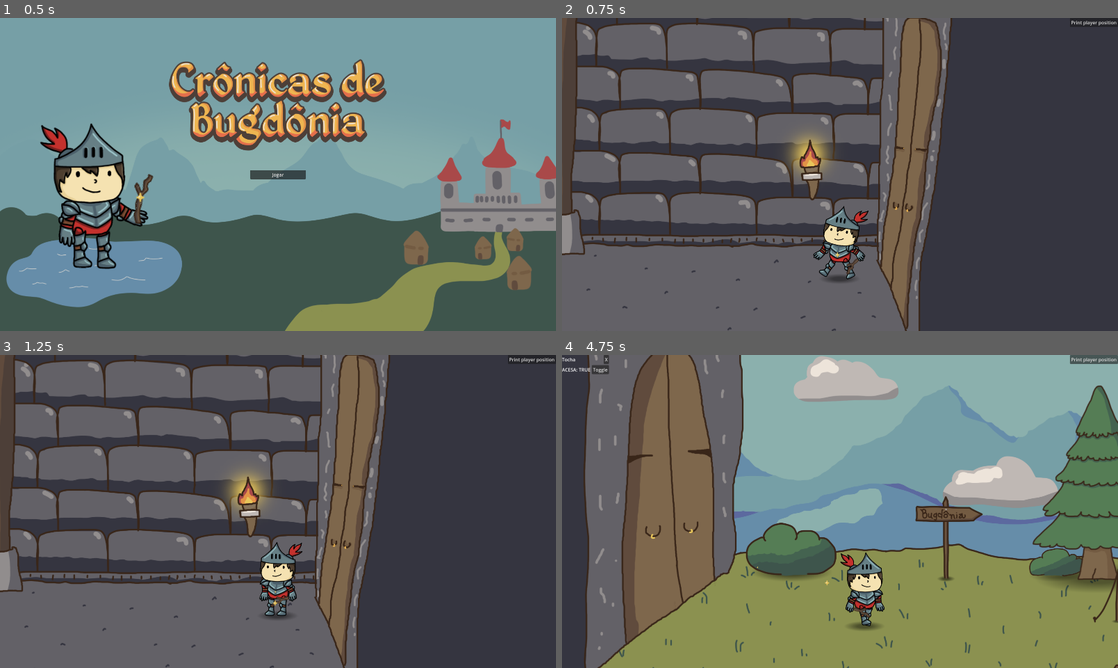
Above: before the commit, frames 1-4 (two rows, left to right).
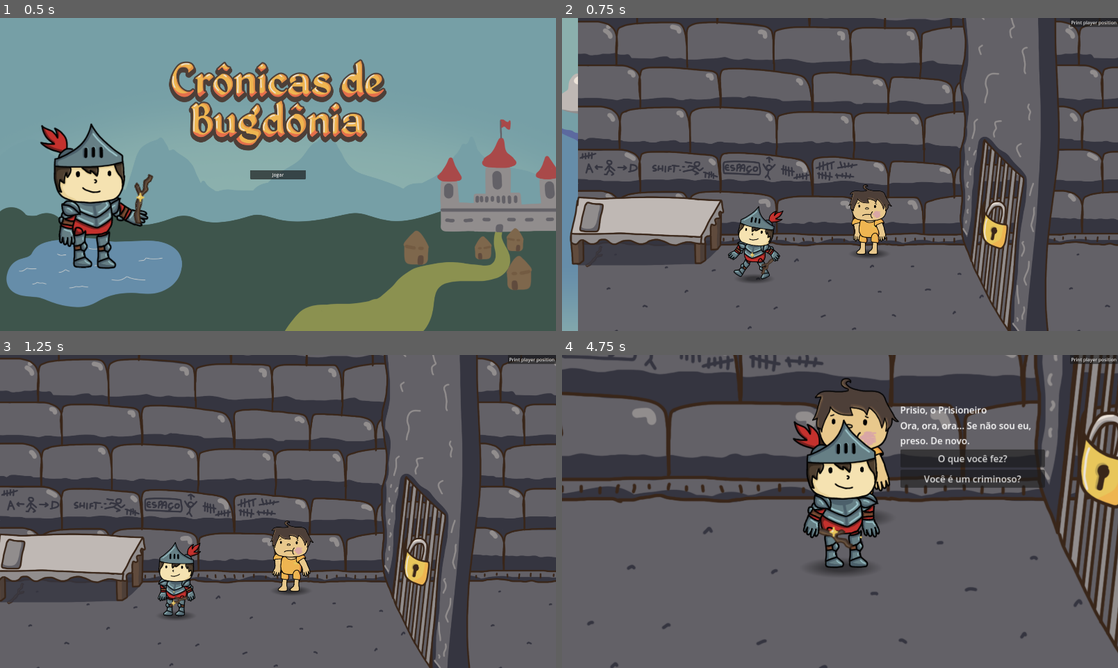
Above: after the commit, the same moments.

Repository: Caslus/cronicas-de-bugdonia
Game: Godot game, scene res://Scenes/Menu.tscn
Same seed, same stepped clock (60 frames per second), same inputs: the game is played once before the commit and once after it.
Inputs (mouse positions are in pixels of both pictures, inside the frame that each line leads up to):
- Up to frame 1 (0.5 s): no input
- Up to frame 2 (0.75 s): click "Jogar" at 0.5 s
- Up to frame 3 (1.25 s): no input
- Up to frame 4 (4.75 s): move the mouse to (812, 505) at 1.27 s; hold D (ui_right) 1.28-2.78 s; tap E (interact) at 1.35, 2.1, 3.05, 3.8, 4.35 s; click (812, 505) at 1.42 s; tap Space at 1.52, 2.27, 3.77, 4.52 s; move the mouse to (856, 530) at 2.02 s; click (856, 530) at 2.17 s; move the mouse to (895, 442) at 2.77 s; hold A (ui_left) 2.78-3.53 s; hold Shift 2.78-3.53 s; move the mouse to (812, 574) at 3.52 s; hold D (ui_right) from 3.53 s (still down); tap Ctrl at 3.6 s; click (812, 574) at 3.67 s; move the mouse to (1006, 558) at 4.27 s

Frame 1 is identical in both runs. In frame 2, 52% of the frame differs, in the area x 0-100%, y 0-100%; in frame 3, 49%; in frame 4, 91%.

Commit message:
fix: wouldn't go to next quest

Diff:
--- a/Scenes/Chapter1_1.tscn
+++ b/Scenes/Chapter1_1.tscn
@@ -79,6 +79,9 @@
 [sub_resource type="RectangleShape2D" id="RectangleShape2D_dj28e"]
 size = Vector2(872, 436)
 
+[sub_resource type="RectangleShape2D" id="RectangleShape2D_c1ngr"]
+size = Vector2(608, 1436)
+
 [sub_resource type="Gradient" id="Gradient_yod24"]
 offsets = PackedFloat32Array(0.209459, 0.625)
 colors = PackedColorArray(1, 1, 1, 1, 0, 0, 0, 1)
@@ -412,8 +415,8 @@
 nextQuest = NodePath("../../FallenBridgeQuest")
 
 [node name="CollisionShape2D3" type="CollisionShape2D" parent="Prison/Exit"]
-position = Vector2(6943, -586)
-shape = SubResource("RectangleShape2D_kt8cb")
+position = Vector2(6928, -586)
+shape = SubResource("RectangleShape2D_c1ngr")
 
 [node name="StaticBody2D" type="StaticBody2D" parent="Prison/Exit"]
 
@@ -610,7 +613,7 @@
 
 [node name="Player" parent="." instance=ExtResource("13_52hs2")]
 z_index = 10
-position = Vector2(6584, -143)
+position = Vector2(-203, -143)
 VAR_SPEED = 15.0
 RESPAWN_POINT = Vector2(-270, -270)
 hasWand = true
--- a/Scenes/Utils/DevTools.tscn
+++ b/Scenes/Utils/DevTools.tscn
@@ -12,14 +12,19 @@
 
 [node name="CanvasLayer" type="CanvasLayer" parent="."]
 
-[node name="Button" type="Button" parent="CanvasLayer"]
+[node name="VBoxContainer" type="VBoxContainer" parent="CanvasLayer"]
 anchors_preset = 1
 anchor_left = 1.0
 anchor_right = 1.0
 offset_left = -166.0
-offset_bottom = 31.0
+offset_bottom = 40.0
 grow_horizontal = 0
+size_flags_horizontal = 4
+size_flags_vertical = 4
+
+[node name="Button" type="Button" parent="CanvasLayer/VBoxContainer"]
+layout_mode = 2
 text = "Print player position"
 script = ExtResource("1_dp3bj")
 
-[connection signal="pressed" from="CanvasLayer/Button" to="CanvasLayer/Button" method="_on_pressed"]
+[connection signal="pressed" from="CanvasLayer/VBoxContainer/Button" to="CanvasLayer/VBoxContainer/Button" method="_on_pressed"]
--- a/Scenes/Utils/TransitionCanvas.tscn
+++ b/Scenes/Utils/TransitionCanvas.tscn
@@ -17,6 +17,21 @@
 "values": [Color(1, 1, 1, 0), Color(1, 1, 1, 1)]
 }
 
+[sub_resource type="Animation" id="Animation_srnud"]
+resource_name = "FadeToNormal"
+tracks/0/type = "value"
+tracks/0/imported = false
+tracks/0/enabled = true
+tracks/0/path = NodePath("ColorRect:modulate")
+tracks/0/interp = 1
+tracks/0/loop_wrap = true
+tracks/0/keys = {
+"times": PackedFloat32Array(0, 1),
+"transitions": PackedFloat32Array(1, 1),
+"update": 0,
+"values": [Color(1, 1, 1, 1), Color(1, 1, 1, 0)]
+}
+
 [sub_resource type="Animation" id="Animation_qmpmx"]
 length = 0.001
 tracks/0/type = "value"
@@ -30,21 +45,6 @@
 "transitions": PackedFloat32Array(1),
 "update": 0,
 "values": [Color(1, 1, 1, 1)]
-}
-
-[sub_resource type="Animation" id="Animation_srnud"]
-resource_name = "FadeToNormal"
-tracks/0/type = "value"
-tracks/0/imported = false
-tracks/0/enabled = true
-tracks/0/path = NodePath("ColorRect:modulate")
-tracks/0/interp = 1
-tracks/0/loop_wrap = true
-tracks/0/keys = {
-"times": PackedFloat32Array(0, 1),
-"transitions": PackedFloat32Array(1, 1),
-"update": 0,
-"values": [Color(1, 1, 1, 1), Color(1, 1, 1, 0)]
 }
 
 [sub_resource type="AnimationLibrary" id="AnimationLibrary_wfxx1"]
--- a/Scripts/DialogManager.gd
+++ b/Scripts/DialogManager.gd
@@ -73,7 +73,7 @@
 	nextDialog({"next": starterDialog.id, "options": starterDialog.options})
 	# start npc quest if it has one
 	if (npc.get("quest")) != null and (QuestManager.currentQuest == null or QuestManager.getQuestVar("finished")):
-		QuestManager.currentQuest = npc.quest
+		QuestManager.setCurrentQuest(npc.quest)
 
 
 func endDialog():
--- a/Scripts/Object/PrisonExitDoor.gd
+++ b/Scripts/Object/PrisonExitDoor.gd
@@ -6,7 +6,6 @@
 
 func _on_body_entered(body):
 	if body.name == "Player":
-		QuestManager.currentQuest = nextQuest
 		QuestManager.toggleQuestVar("escaped")
 		TransitionCanvas.transition()
 		await TransitionCanvas.on_transition_finished
--- a/Scripts/Quest/IntQuest.gd
+++ b/Scripts/Quest/IntQuest.gd
@@ -73,7 +73,7 @@
 		npc.set("startingDialog", "1")
 		prisoner.set("startingDialog", "caught")
 	if questVariables.get("escaped"):
-		QuestManager.currentQuest = nextQuest
+		QuestManager.setCurrentQuest(nextQuest)
 	pass
 
 
--- a/Scripts/Quest/JailbrokenQuest.gd
+++ b/Scripts/Quest/JailbrokenQuest.gd
@@ -17,7 +17,7 @@
 		lock.set_meta("Interactable", true)
 	if questVariables.get("finished"):
 		npc.set("startingDialog", "14")
-		QuestManager.currentQuest = nextQuest
+		QuestManager.setCurrentQuest(nextQuest)
 	pass
 
 
--- a/Scripts/QuestManager.gd
+++ b/Scripts/QuestManager.gd
@@ -14,5 +14,8 @@
 	questVariables.set(varName, !currentValue)
 	emit_signal("questVariablesChanged")
 
+func setCurrentQuest(newQuest: Node) -> void:
+	currentQuest = newQuest
+
 func _ready():
 	pass
Not shown: 1 places in Scenes/Chapter1_1.tscn that only renumber resources
